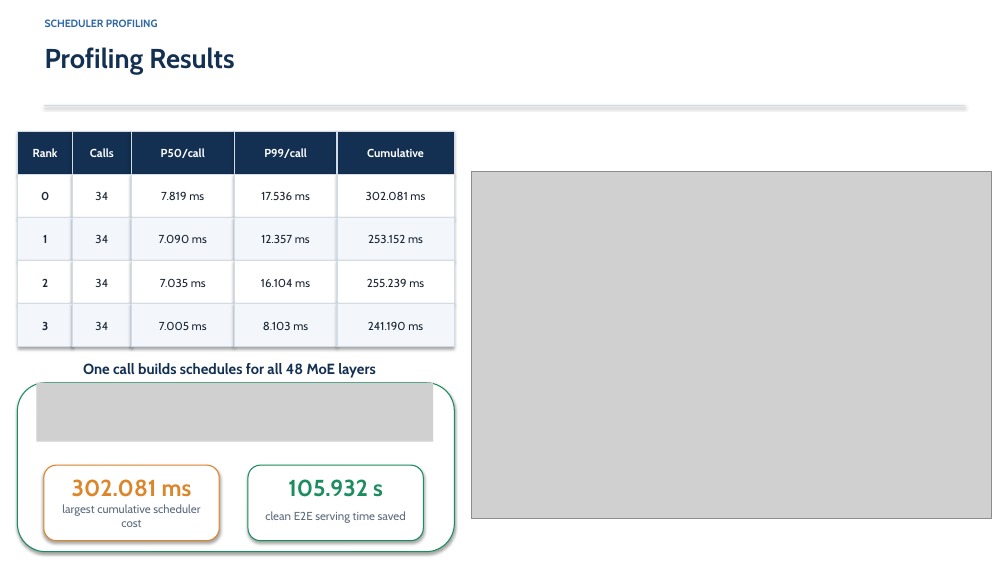
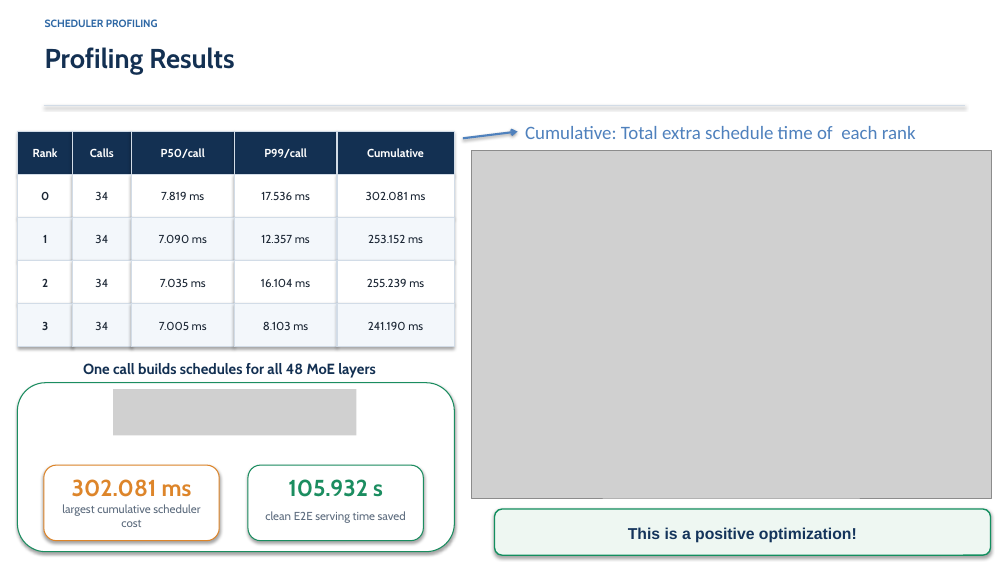
Before and after one commit to DOCCA0/vllm, a slide deck: slide 15 of benchmarks/eplb_rebalance/presentation/eplb_migration_batching.pptx. Drawn at 1008x567 pixels with LibreOffice and Linux fonts; fonts in the diff are those of the drawing; grey boxes stand for pictures. Boxes give left, top, right and bottom in pixels: in the first picture for what was removed or moved away, otherwise in the second. Text is boxed around its words. In the diff, an @@ line names an element or a change of style, - is before the commit and + after.

```diff
--- a/benchmarks/eplb_rebalance/presentation/eplb_migration_batching.pptx
+++ b/benchmarks/eplb_rebalance/presentation/eplb_migration_batching.pptx
@@ arrow added from (463, 138) to (518, 132), #4F81BD 2 pt @@
@@ text added at (525, 126, 916, 139), 18 pt, text #4F81BD @@
+Cumulative: Total extra schedule time of each rank
@@ picture: place and size @@
-picture at (471, 172, 991, 519)
+picture at (471, 151, 991, 498)
@@ picture: place and size @@
-picture at (36, 383, 433, 442)
+picture at (113, 389, 357, 436)
@@ rounded rectangle added at (495, 509, 991, 555), fill #EEF7F2, outline #138F5F 1.3 pt, 15 pt, text #14345B, bold @@
+This is a positive optimization!
```
Also in this commit, not shown: 13 other slides changed, 3 other files.
